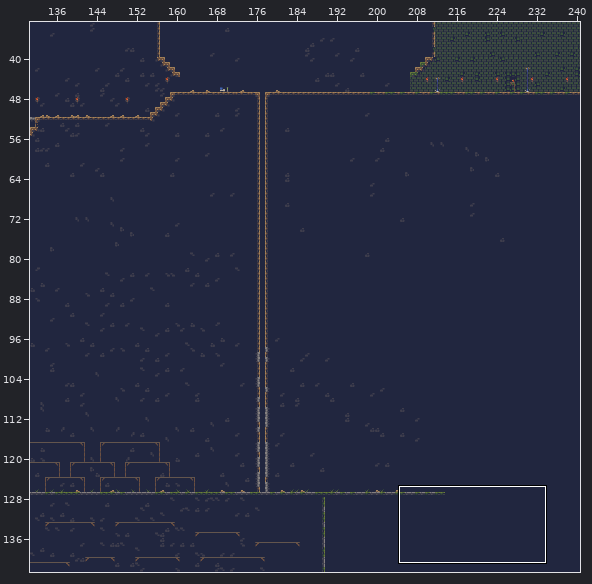
Level history. Tiled map: untitled.tmx. The picture above shows the old version from afar; the outline marks the close-up.
Close-up. As it was:
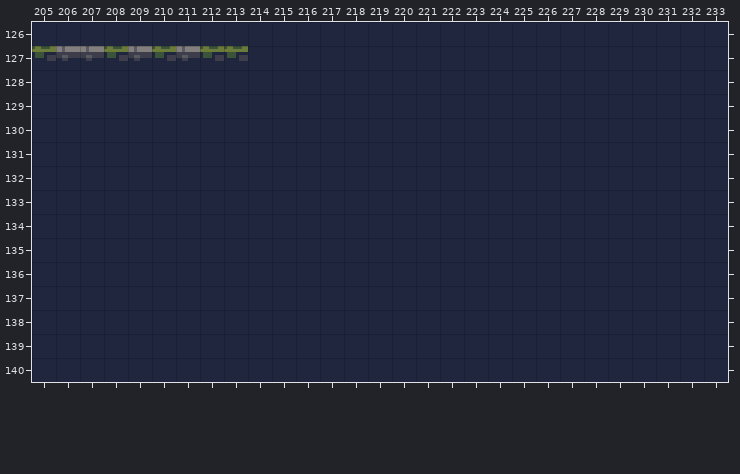
Cells are 8x8 px. Shown: x 205..233, y 126..140. The commit also changed other parts of the map, which this record leaves out.
The same view after the edit:
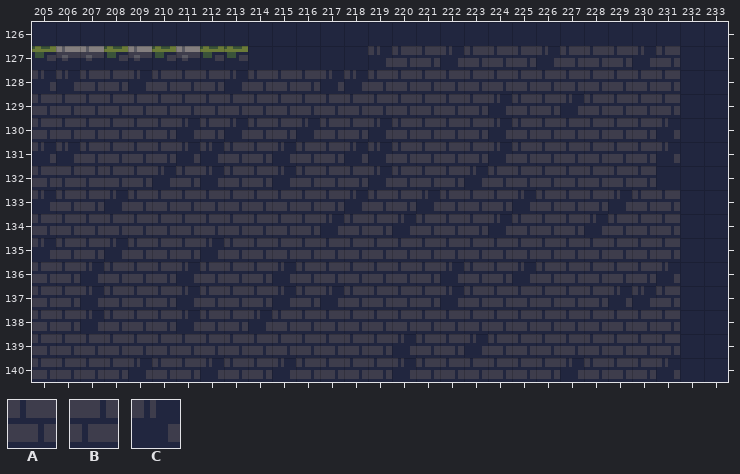
Key: from "cavesofgallet_tiles": A 3, B 3 flipped left-right, C 4.
_ is an empty cell.
The edit:
Layer "Tile Layer 4":
There is now tile A in row 127 at x 220 to 221, 223 to 225, 227 to 229 and 231; in row 128 at x 207 to 208, 210 to 212, 214 to 216 and 219 to 231; in row 129 at x 205 to 223, 225 to 226 and 228 to 231; in row 130 at x 205 to 210, 212, 214 to 215, 217 to 218, 220 to 223 and 225 to 230; in row 131 at x 207 to 210, 213 to 214, 216 to 217, 220 to 223 and 225 to 230; in row 132 at x 205, 208 to 209, 211, 213 to 214, 216 to 218, 220 to 222 and 224 to 230.
There is now tile A in row 133 at x 206 to 207, 209 to 217, 219 to 220, 222 to 224, 226 to 228 and 230 to 231; in row 134 at x 205 to 216, 218 to 219, 221 to 223, 225 to 227 and 229 to 231; in row 135 at x 206 to 207, 209 to 211 and 213 to 231; in row 136 at x 205 to 206, 208 to 210, 212 to 214, 216 to 221, 223 to 224 and 226 to 230; in row 137 at x 205 to 206, 208 to 210, 212 to 214, 216, 218 to 221, 223 to 228 and 231; in row 138 at x 205 to 206, 208 to 210, 212 to 213 and 215 to 231.
There is now tile A in row 139 at x 205 to 219, 221 to 222 and 224 to 231; in row 140 at x 205 to 208, 210 to 211, 213 to 214, 216 to 219, 221 to 226 and 228 to 230.
There is now tile B in row 132 at x 206 to 207.
There is now tile C in row 127 at x 219, 222, 226 and 230; in row 128 at x 205 to 206, 209, 213 and 217 to 218; in row 129 at x 224 and 227; in row 130 at x 211, 213, 216, 219, 224 and 231; in row 131 at x 205 to 206, 211 to 212, 215, 218 to 219, 224 and 231; in row 132 at x 210, 212, 215, 219 and 223.
There is now tile C in row 133 at x 205, 208, 218, 221, 225 and 229; in row 134 at x 217, 220, 224 and 228; in row 135 at x 205, 208 and 212; in row 136 at x 207, 211, 215, 222, 225 and 231; in row 137 at x 207, 211, 215, 217, 222 and 229 to 230; in row 138 at x 207, 211 and 214.
There is now tile C in row 139 at x 220 and 223; in row 140 at x 209, 212, 215, 220, 227 and 231.
Where, in picture pixels (left, top, right, bottom), the same in both close-ups:
added: (32, 46, 680, 379)
